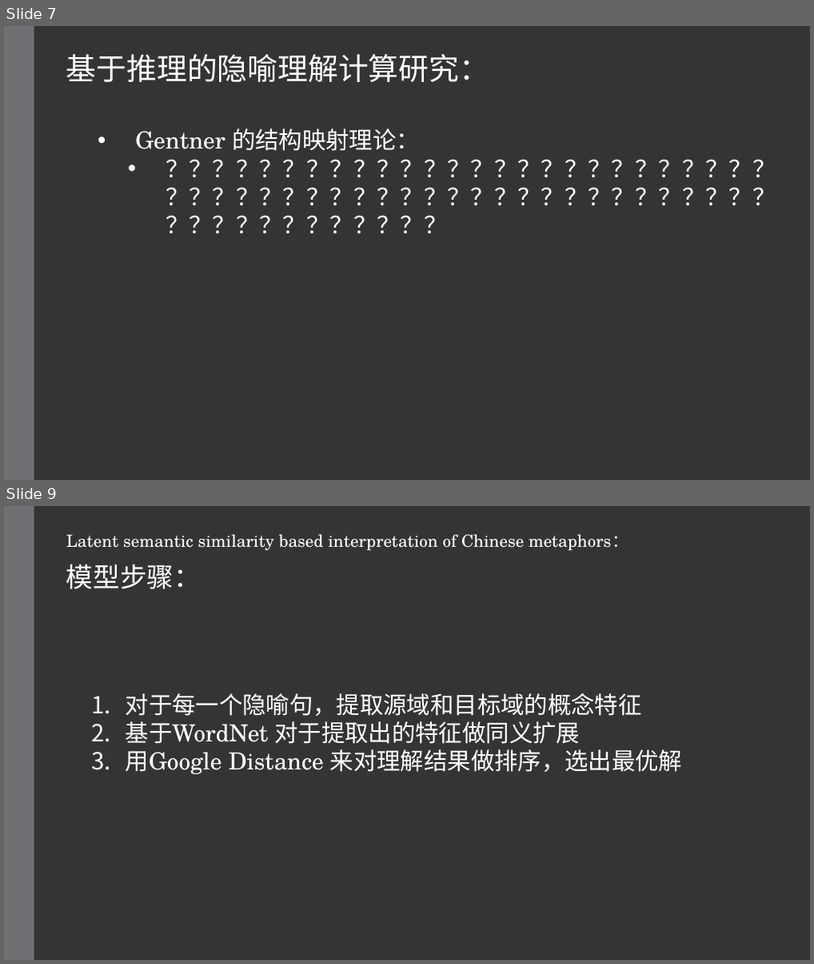
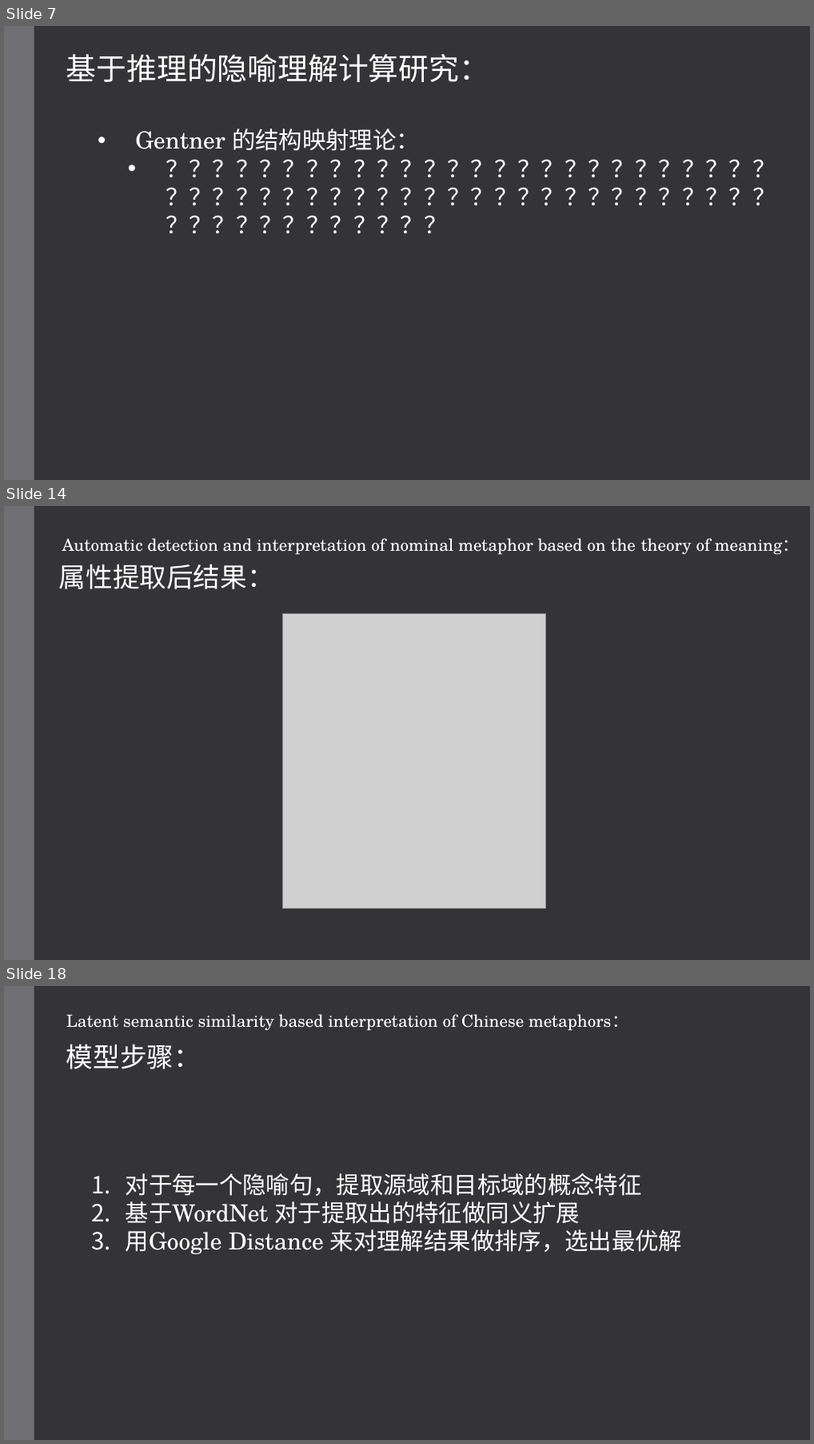
Before and after one commit to hixiaotian/metaphor_detection, a slide deck: 教学/20200809 metaphor interpretation.pptx. Shown one above the other, each under a label of ours: slides 7 and 9 before the commit, slides 7, 14 and 18 after it; the slides between them are not shown. The pictures are 814x964 and 814x1444 pixels, drawn with LibreOffice and Linux fonts; fonts in the diff are those of the drawing; grey boxes stand for pictures. Boxes give left, top, right and bottom in pixels: in the first picture for what was removed or moved away, otherwise in the second. Text is boxed around its words. In the diff, an @@ line names an element or a change of style, - is before the commit and + after.

```diff
--- a/教学/20200809 metaphor interpretation.pptx
+++ b/教学/20200809 metaphor interpretation.pptx
@@ slide 14 added at (4,506,810,960), background #353537; not listed: 1 template element that a slide beside it also shows @@
@@ text added at (62,538,800,555), 20 pt, text #FFFFFF @@
+Automatic detection and interpretation of nominal metaphor based on the theory of meaning：
@@ text added at (59,564,274,589), 32 pt, text #FFFFFF @@
+属性提取后结果：
@@ picture added at (283,614,546,908) @@
@@ what was slide 9 is now slide 18 @@
```
Also in this commit, not shown: 1 slide changed, 8 other slides added.
